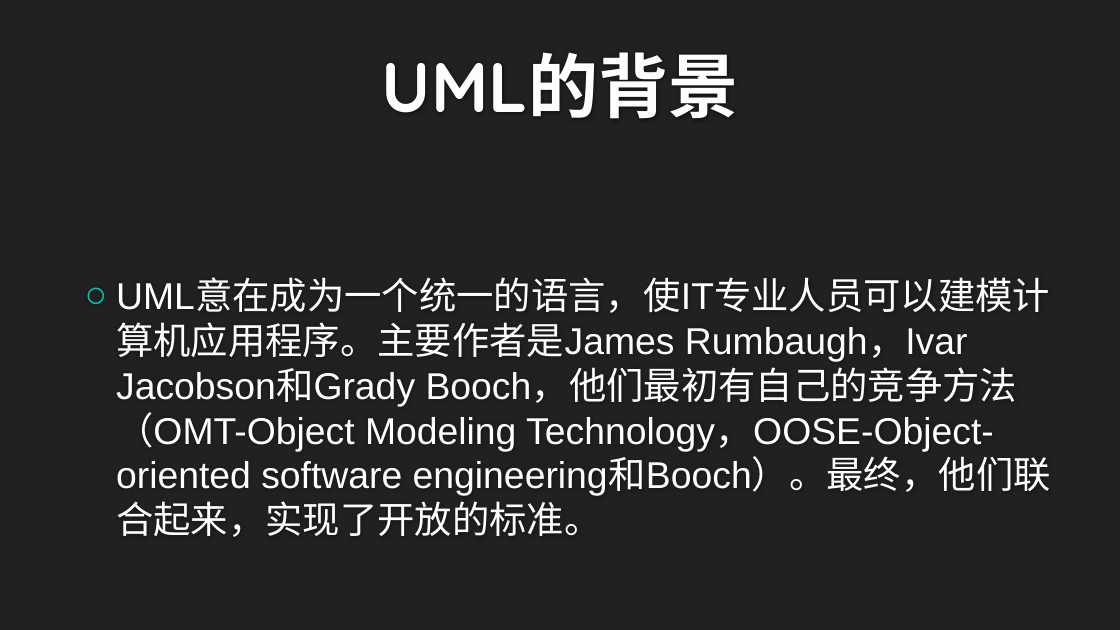
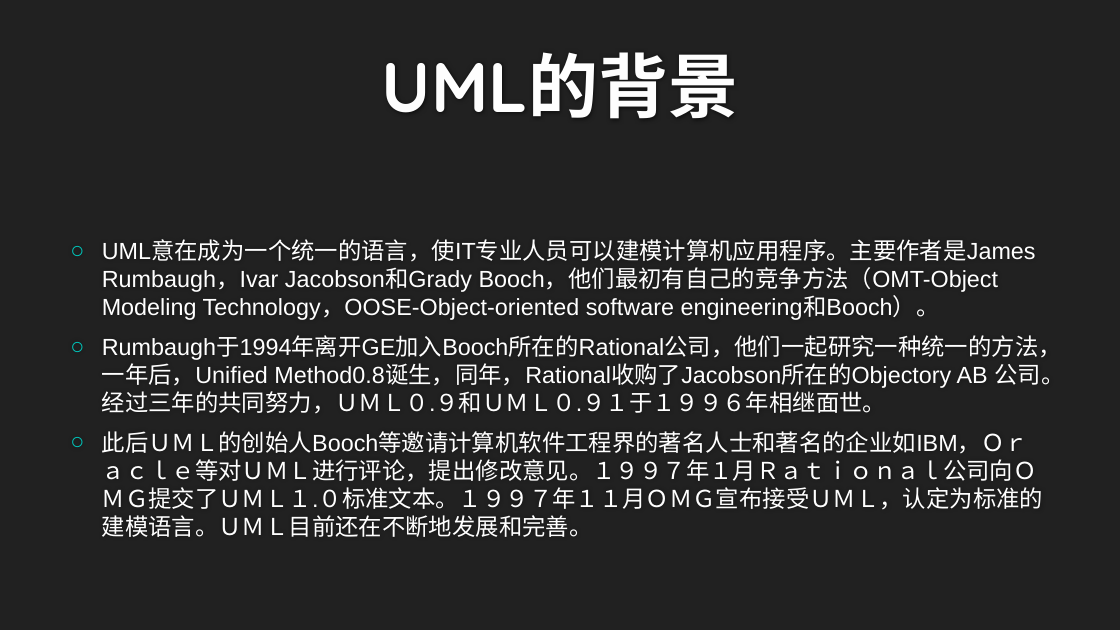
Before and after one commit to twn422/PRD2017, a slide deck: slide 4 of PRD-2017-G24/STW/非受控文件/翻转课堂作业/UML概述/UML概述.pptx. Drawn at 1120x630 pixels with LibreOffice and Linux fonts; fonts in the diff are those of the drawing; background and template pictures are left out. Boxes give left, top, right and bottom in pixels: in the first picture for what was removed or moved away, otherwise in the second. Text is boxed around its words. In the diff, an @@ line names an element or a change of style, - is before the commit and + after.

Commit message:
UMLppt修改

```diff
--- a/PRD-2017-G24/STW/非受控文件/翻转课堂作业/UML概述/UML概述.pptx
+++ b/PRD-2017-G24/STW/非受控文件/翻转课堂作业/UML概述/UML概述.pptx
@@ text at [102,241,1064,537]: text changed; size 32 to 20 pt @@
-○ UML意在成为一个统一的语言，使IT专业人员可以建模计算机应用程序。主要作者是James Rumbaugh，Ivar Jacobson和Grady Booch，他们最初有自己的竞争方法（OMT-Object Modeling Technology，OOSE-Object-oriented software engineering和Booch）。最终，他们联合起来，实现了开放的标准。
+○ UML意在成为一个统一的语言，使IT专业人员可以建模计算机应用程序。主要作者是James Rumbaugh，Ivar Jacobson和Grady Booch，他们最初有自己的竞争方法（OMT-Object Modeling Technology，OOSE-Object-oriented software engineering和Booch）。
+○ Rumbaugh于1994年离开GE加入Booch所在的Rational公司，他们一起研究一种统一的方法，一年后，Unified Method0.8诞生，同年，Rational收购了Jacobson所在的Objectory AB 公司。经过三年的共同努力，ＵＭＬ０.９和ＵＭＬ０.９１于１９９６年相继面世。
+○ 此后ＵＭＬ的创始人Booch等邀请计算机软件工程界的著名人士和著名的企业如IBM，Ｏｒａｃｌｅ等对ＵＭＬ进行评论，提出修改意见。１９９７年１月Ｒａｔｉｏｎａｌ公司向ＯＭＧ提交了ＵＭＬ１.０标准文本。１９９７年１１月ＯＭＧ宣布接受ＵＭＬ，认定为标准的建模语言。ＵＭＬ目前还在不断地发展和完善。
```
Also in this commit, not shown: 1 other slide changed, 1 slide added, 1 other file.
